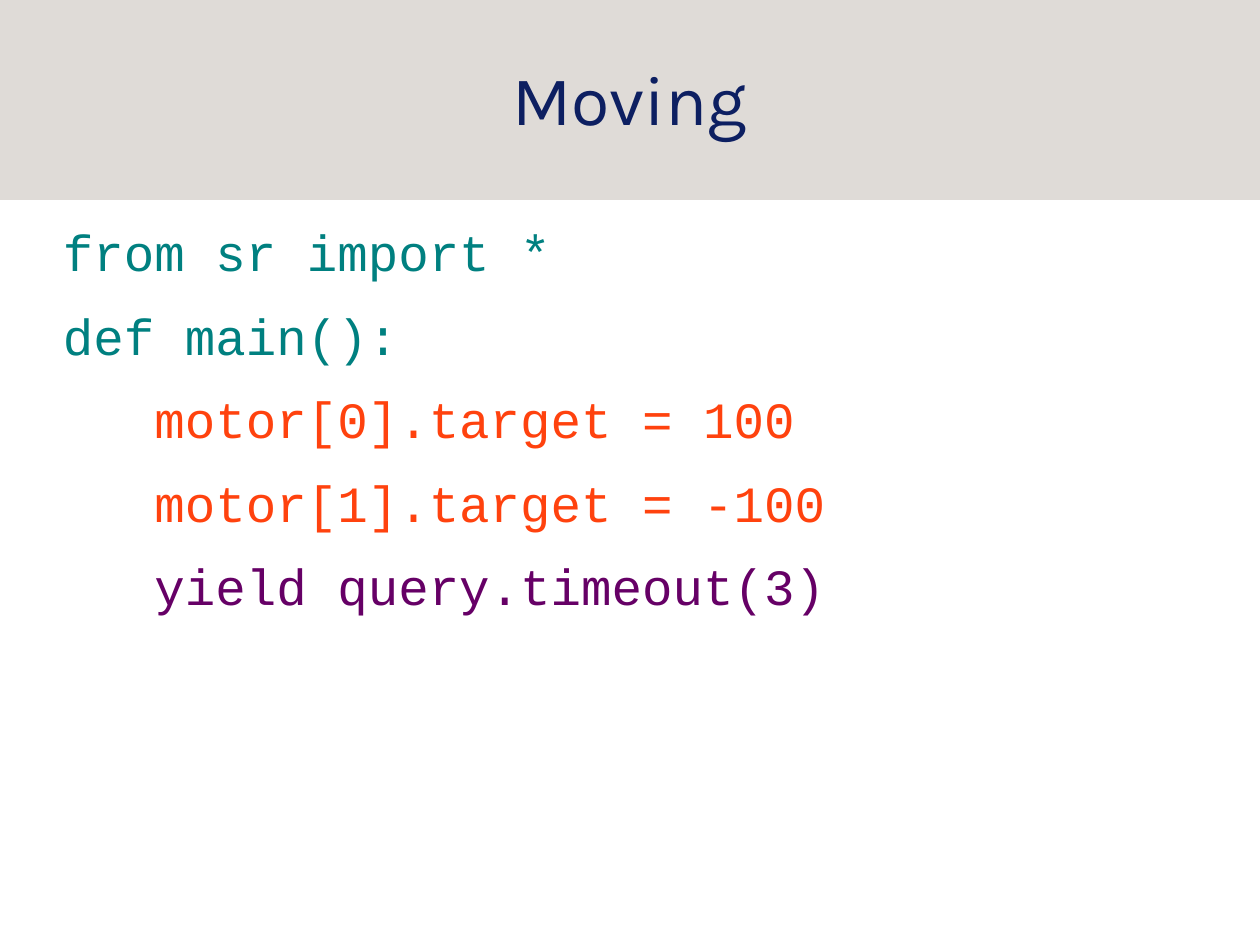
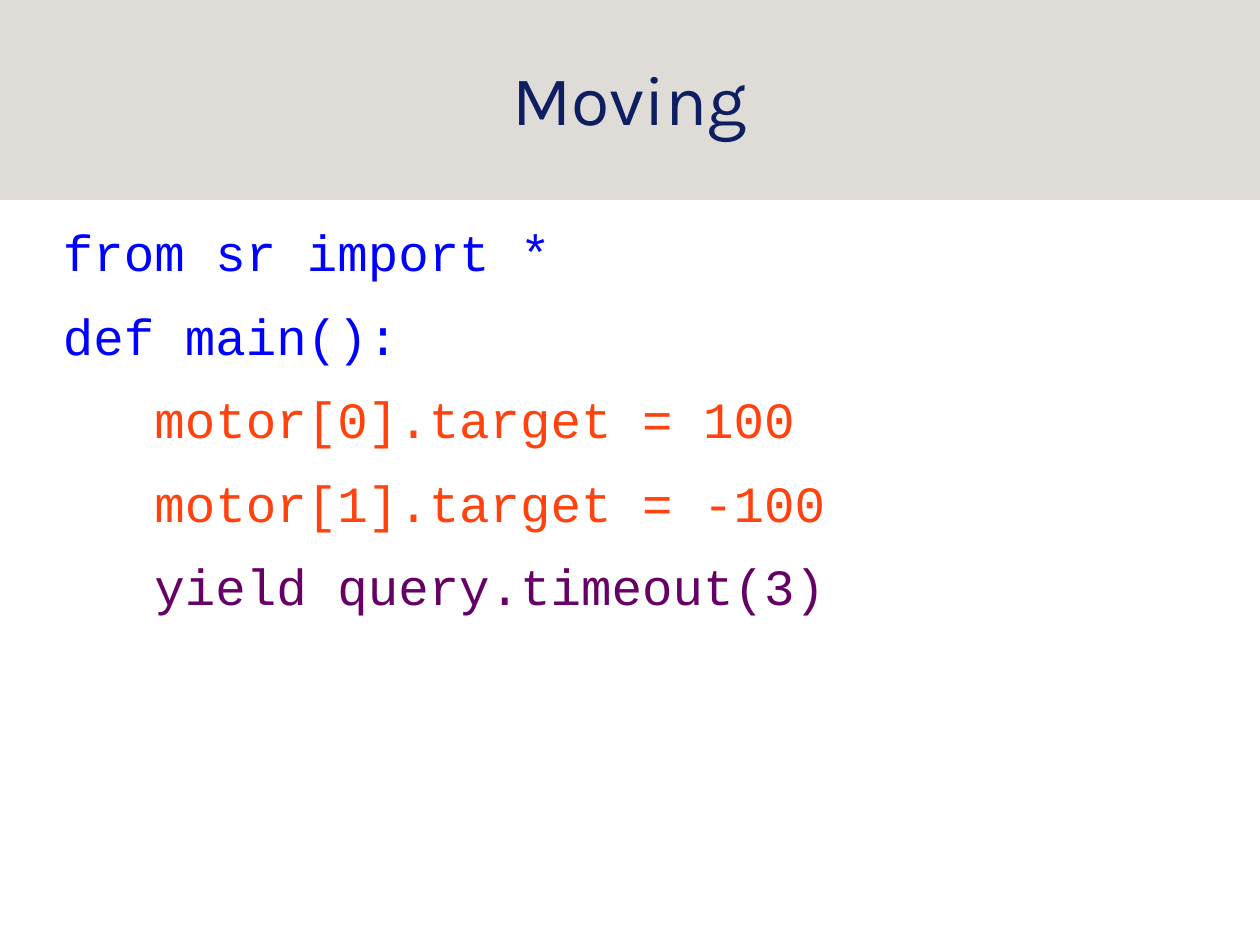
Before and after one commit to srobo-legacy/kickstart-presentations, a slide deck: slide 24 of programming.odp (slide 21 before the commit). Drawn at 1260x945 pixels with LibreOffice and Linux fonts; fonts in the diff are those of the drawing; background and template pictures are left out. Boxes give left, top, right and bottom in pixels: in the first picture for what was removed or moved away, otherwise in the second. Text is boxed around its words. In the diff, an @@ line names an element or a change of style, - is before the commit and + after.

Commit message:
update slides after doing
change colours a little bit on code colouring slides, hope they proejct
better

add a few slides to talk about recipies as top down sets of instructions

add a slide to explain basics of code with examples

```diff
--- a/programming.odp
+++ b/programming.odp
@@ text at <box>63,235,490,366</box>: text colour #008080 to #0000FF in "from sr import *", "def main():" @@
```
Also in this commit, not shown: 2 other slides changed, 3 slides added.
